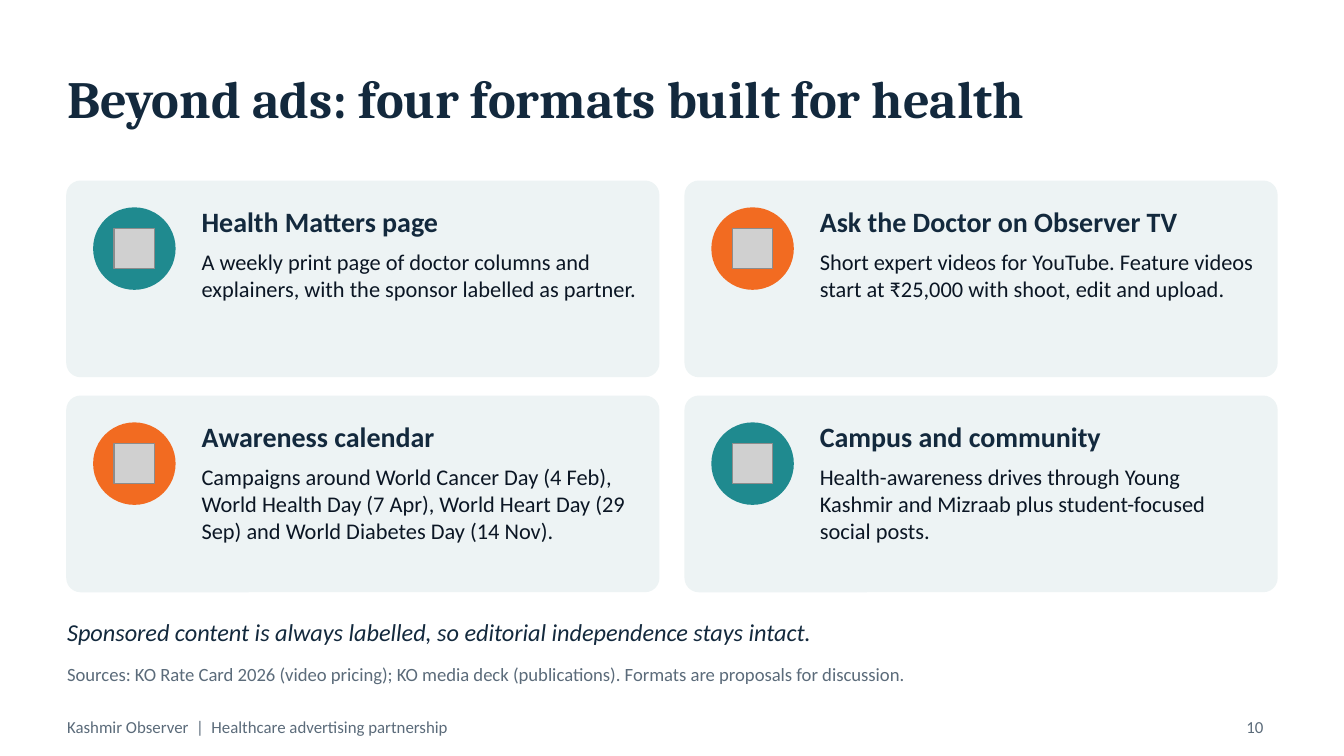
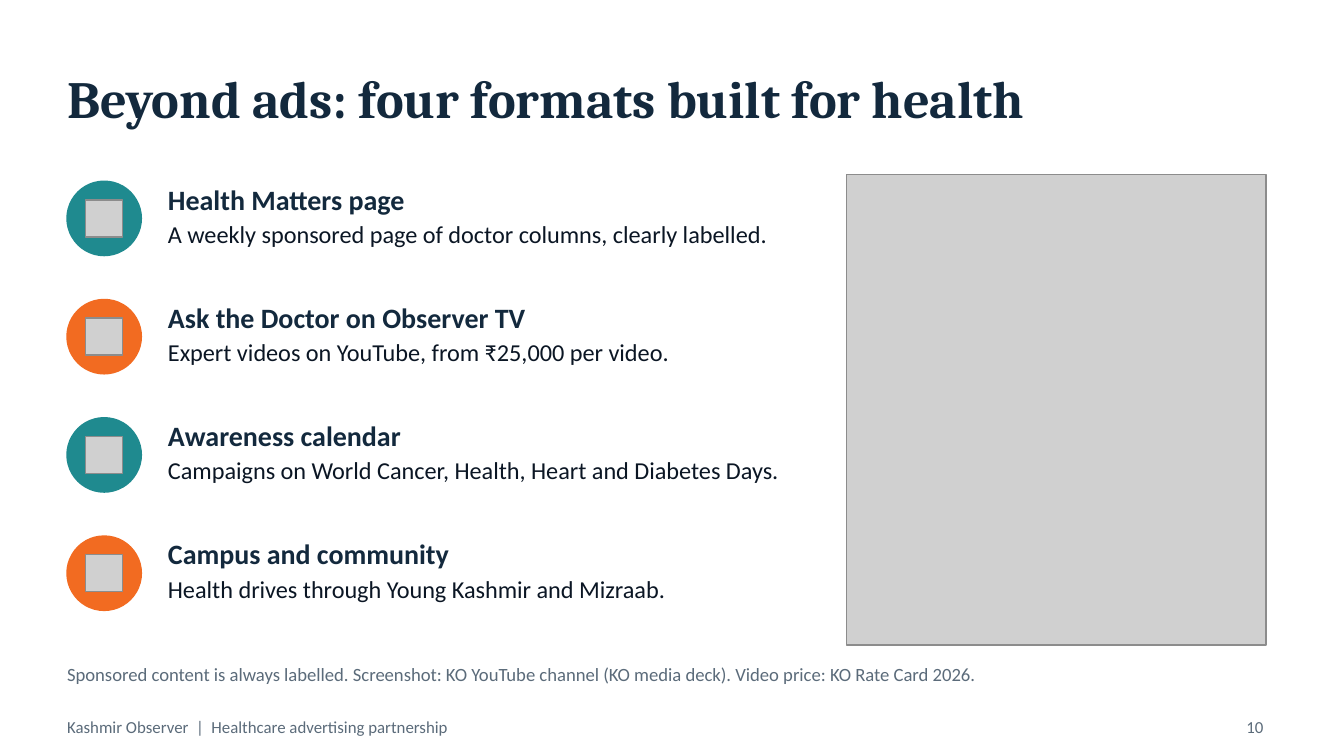
Before and after one commit to AspirantinfoBusiness/j, a slide deck: slide 10 of KO_Healthcare_Pitch_Deck.pptx. Drawn at 1344x756 pixels with LibreOffice and Linux fonts; fonts in the diff are those of the drawing; grey boxes stand for pictures. Boxes give left, top, right and bottom in pixels: in the first picture for what was removed or moved away, otherwise in the second. Text is boxed around its words. In the diff, an @@ line names an element or a change of style, - is before the commit and + after.

```diff
--- a/KO_Healthcare_Pitch_Deck.pptx
+++ b/KO_Healthcare_Pitch_Deck.pptx
@@ text "Health Matters page": place and size @@
-text "Health Matters page" at bbox=[202, 212, 438, 237]
+text "Health Matters page" at bbox=[168, 190, 405, 215]
@@ picture added at bbox=[847, 175, 1266, 645] @@
@@ ellipse: place and size @@
-ellipse at bbox=[94, 208, 175, 289]
+ellipse at bbox=[67, 181, 141, 255]
@@ rounded rectangle removed at bbox=[67, 181, 659, 376] @@
@@ picture: place and size @@
-picture at bbox=[114, 228, 155, 269]
+picture at bbox=[86, 200, 124, 238]
@@ rounded rectangle removed at bbox=[685, 181, 1277, 376] @@
@@ text at bbox=[168, 226, 767, 247]: text changed; size 12 to 13 pt @@
-A weekly print page of doctor columns and explainers, with the sponsor labelled as partner.
+A weekly sponsored page of doctor columns, clearly labelled.
@@ text removed at bbox=[820, 254, 1253, 301] @@
-Short expert videos for YouTube. Feature videos start at ₹25,000 with shoot, edit and upload.
@@ text "Ask the Doctor on Observer ...": place and size @@
-text "Ask the Doctor on Observer ..." at bbox=[820, 212, 1177, 232]
+text "Ask the Doctor on Observer ..." at bbox=[168, 308, 525, 329]
@@ ellipse: place and size @@
-ellipse at bbox=[712, 208, 793, 289]
+ellipse at bbox=[67, 300, 141, 374]
@@ picture: place and size @@
-picture at bbox=[732, 228, 773, 269]
+picture at bbox=[86, 319, 124, 356]
@@ text added at bbox=[168, 344, 669, 365], 13 pt, text #0B1624 @@
+Expert videos on YouTube, from ₹25,000 per video.
@@ ellipse: place and size @@
-ellipse at bbox=[94, 423, 175, 504]
+ellipse at bbox=[67, 418, 141, 492]
@@ ellipse at bbox=[67, 418, 141, 492]: fill #F26B21 to #1F8A8F; outline #F26B21 1 pt to #1F8A8F 1 pt @@
@@ rounded rectangle removed at bbox=[67, 396, 659, 591] @@
@@ text "Awareness calendar": place and size @@
-text "Awareness calendar" at bbox=[202, 427, 434, 447]
+text "Awareness calendar" at bbox=[168, 426, 401, 447]
@@ rounded rectangle removed at bbox=[685, 396, 1277, 591] @@
@@ picture: place and size @@
-picture at bbox=[114, 444, 155, 484]
+picture at bbox=[86, 437, 124, 474]
@@ ellipse removed at bbox=[712, 423, 793, 504] @@
@@ text at bbox=[168, 462, 778, 483]: text changed; size 12 to 13 pt @@
-Campaigns around World Cancer Day (4 Feb), World Health Day (7 Apr), World Heart Day (29 Sep) and World Diabetes Day (14 Nov).
+Campaigns on World Cancer, Health, Heart and Diabetes Days.
@@ ellipse added at bbox=[67, 536, 141, 610], fill #F26B21, outline #F26B21 1 pt @@
@@ text "Campus and community": place and size @@
-text "Campus and community" at bbox=[820, 427, 1101, 452]
+text "Campus and community" at bbox=[168, 544, 449, 569]
@@ picture: place and size @@
-picture at bbox=[732, 444, 773, 484]
+picture at bbox=[86, 555, 124, 593]
@@ text at bbox=[168, 581, 665, 602]: text changed; size 12 to 13 pt @@
-Health-awareness drives through Young Kashmir and Mizraab plus student-focused social posts.
+Health drives through Young Kashmir and Mizraab.
@@ text removed at bbox=[67, 624, 811, 645] @@
-Sponsored content is always labelled, so editorial independence stays intact.
@@ text at bbox=[67, 667, 975, 684]: text changed @@
-Sources: KO Rate Card 2026 (video pricing); KO media deck (publications). Formats are proposals for discussion.
+Sponsored content is always labelled. Screenshot: KO YouTube channel (KO media deck). Video price: KO Rate Card 2026.
```
Also in this commit, not shown: 5 other slides changed, 1 other file.
